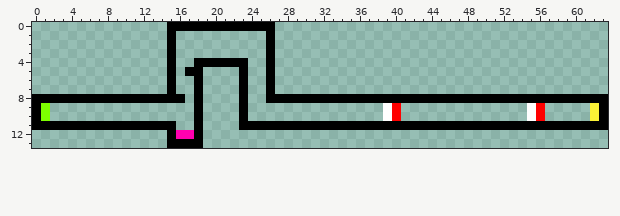
Edited in one commit: pixel-art file (Resources/Level_0.aseprite). The picture above was drawn from the file before the commit.
64x14 pixels, 1 frame.
Now the later version:
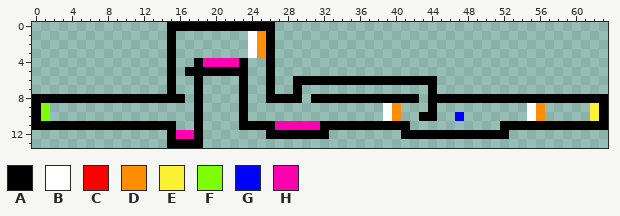
Palette (. is transparent): A #000000  B #ffffff  C #ff0000  D #ff8e00  E #fbf236  F #7dff00  G #0000ff  H #ff00af
The edit:
Changed rows in their new state; - is an unchanged pixel.
first column x 19:
 1 -----BD-------------------------------
 2 -----BD-------------------------------
 3 -----BD-------------------------------
 4 HHHH----------------------------------
 5 AAAA----------------------------------
 6 ----------AAAAAAAAAAAAAAAA------------
 7 ----------A--------------A------------
 8 -----------.------------.-------------
 9 ---------------------D---A-----------D
10 ---------------------D--AA--G--------D
11 --------HHHHH----------..........-----
12 -------AAAAAAA--------AAAAAAAAAAAA----
Changed places in both pictures, as pixel boxes (x1, y1, x2, y2):
changed: (203, 31, 545, 139)
